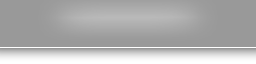
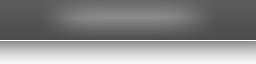
The second 256 x 64 image is a revision of the first. Changes to its layers:
added layer "Subnavigation" above "Layer 3" over left=0, top=0, right=256, bottom=40
hid "Layer 3" over left=0, top=0, right=256, bottom=47
